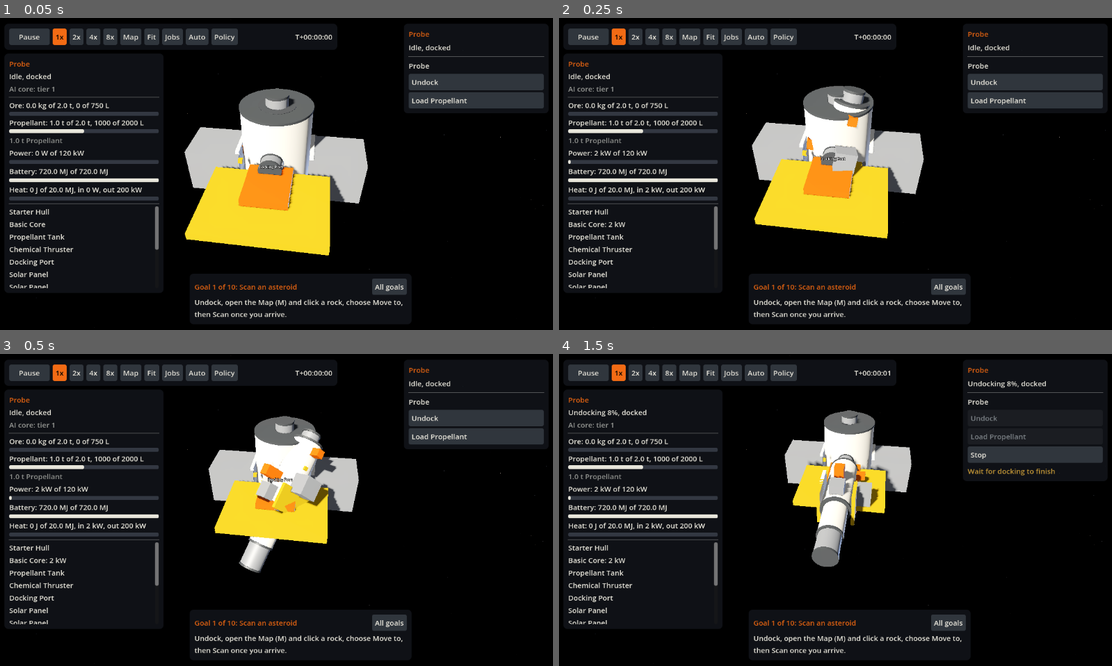
Above: before the commit, frames 1-4 (two rows, left to right).
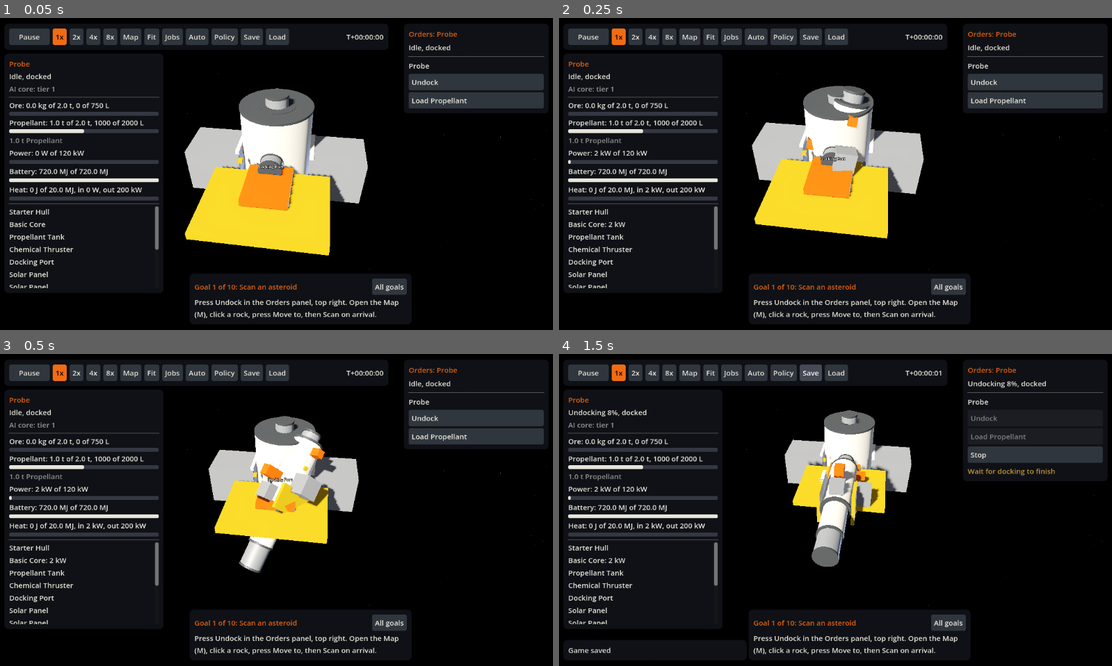
Above: after the commit, the same moments.

Repository: Tunje/spacejunk
Game: Godot game, scene res://client/main.tscn
Two runs of this game, one before a commit and one after it. Both use one fixed random seed, a clock stepped at 60 frames per second and the inputs below.
Inputs (mouse positions are in pixels of both pictures, inside the frame that each line leads up to):
- Up to frame 1 (0.05 s): no input
- Up to frame 2 (0.25 s): no input
- Up to frame 3 (0.5 s): no input
- Up to frame 4 (1.5 s): click "Undock" at 0.5 s; click (813, 372) at 1.25 s, where only the run after the commit has a clickable "Save"

The runs differ from the first frame. In frame 1, 1.4% of the frame differs, in the area x 35-83%, y 3-97%; in frame 2, 1.4%; in frame 3, 1.4%; in frame 4, 1.5%, in the area x 1-83%, y 3-97%.

Commit message:
Add save and load, and keep orders beside side screens (L6)
One slot under user:// holds the sim's save text with client goals and the
flown trip, written through a side file. Load failures show last_error() and
leave the game running. Fit, Jobs and Auto now sit beside the order panel, so
Undock is never hidden.

Co-Authored-By: Claude Opus 5.5 <noreply@anthropic.com>

Diff:
--- a/client/main.gd
+++ b/client/main.gd
@@ -49,10 +49,9 @@
 	time_controls.policy_pressed.connect(standing_orders.toggle)
 	time_controls.fit_pressed.connect(toggle_fitting)
 	time_controls.jobs_pressed.connect(toggle_industry)
+	time_controls.save_pressed.connect(save_game)
+	time_controls.load_pressed.connect(load_game)
 	time_controls.auto_pressed.connect(toggle_automation)
-	automation_screen.closed.connect(_on_side_screen_closed)
-	industry_screen.closed.connect(_on_side_screen_closed)
-	fitting_screen.closed.connect(_on_side_screen_closed)
 	ScreenshotDriver.attach_if_requested(self, args)
 	ScreenshotRunner.attach_if_requested(self, args)
 	FrameProbe.attach_if_requested(self, args)
@@ -68,7 +67,13 @@
 	var key := event as InputEventKey
 	if key == null or not key.pressed or key.echo:
 		return
-	if key.physical_keycode == KEY_M:
+	if key.physical_keycode == KEY_F5:
+		save_game()
+		get_viewport().set_input_as_handled()
+	elif key.physical_keycode == KEY_F9:
+		load_game()
+		get_viewport().set_input_as_handled()
+	elif key.physical_keycode == KEY_M:
 		toggle_map()
 		get_viewport().set_input_as_handled()
 	elif key.physical_keycode == KEY_H:
@@ -103,15 +108,14 @@
 		get_viewport().set_input_as_handled()
 
 
-## The fitting screen works on the 3D hull, so it closes the map and takes the
-## order panel's place while open.
+## The fitting screen works on the 3D hull, so it closes the map.
 func toggle_fitting() -> void:
 	if system_map.is_open():
 		toggle_map()
 	_open_side_screen(fitting_screen)
 
 
-## Jobs work from either view, and share the order panel's place with fitting.
+## Jobs work from either view.
 func toggle_industry() -> void:
 	_open_side_screen(industry_screen)
 
@@ -120,17 +124,57 @@
 	_open_side_screen(automation_screen)
 
 
-## One side screen at a time, each taking the order panel's place.
+## One side screen at a time, beside the order panel, which always stays up so
+## Undock and the other orders are never out of reach.
 func _open_side_screen(screen: Control) -> void:
 	for other: Control in [fitting_screen, industry_screen, automation_screen]:
 		if other != screen and other.visible:
 			other.toggle()
 	screen.toggle()
-	order_panel.visible = not screen.visible
 
 
-func _on_side_screen_closed() -> void:
-	order_panel.visible = not (fitting_screen.visible or industry_screen.visible or automation_screen.visible)
+## Saves between ticks, after the bridge has drained events, as contracts require.
+func save_game() -> void:
+	var client_state := {
+		"goals": goal_panel.tracker.save_state(),
+		"automation": automation_screen.save_state(),
+	}
+	var saved := SaveStore.write(bridge.sim.to_save(), client_state)
+	event_log.add_line("Game saved" if saved else "Save failed: could not write the file")
+
+
+## A failed load changes nothing, so the game in progress carries on.
+func load_game() -> void:
+	var slot := SaveStore.read()
+	if slot.has("reason"):
+		_report_load_failure(slot["reason"])
+		return
+	var script: GDScript = bridge.sim.get_script()
+	var loaded: RefCounted = script.from_save(slot["sim"])
+	if loaded == null:
+		_report_load_failure(script.last_error())
+		return
+	_close_screens()
+	bridge.start(loaded)
+	local_view.rebuild()
+	goal_panel.tracker.restore_state(slot["client"].get("goals", {}))
+	automation_screen.restore_state(slot["client"].get("automation", {}))
+	goal_panel.refresh()
+	event_log.add_line("Game loaded")
+
+
+func _report_load_failure(reason: String) -> void:
+	event_log.add_line("Load failed: %s" % OrderText.reason(reason))
+
+
+func _close_screens() -> void:
+	for screen: Control in [fitting_screen, industry_screen, automation_screen]:
+		if screen.visible:
+			screen.toggle()
+	if standing_orders.visible:
+		standing_orders.toggle()
+	if system_map.is_open():
+		toggle_map()
 
 
 func toggle_map() -> void:
--- a/client/main.tscn
+++ b/client/main.tscn
@@ -145,9 +145,9 @@
 anchors_preset = 1
 anchor_left = 1.0
 anchor_right = 1.0
-offset_left = -352.0
-offset_top = 12.0
-offset_right = -12.0
+offset_left = -664.0
+offset_top = 74.0
+offset_right = -324.0
 grow_horizontal = 0
 script = ExtResource("14_fitting")
 
@@ -156,9 +156,9 @@
 anchors_preset = 1
 anchor_left = 1.0
 anchor_right = 1.0
-offset_left = -412.0
-offset_top = 12.0
-offset_right = -12.0
+offset_left = -724.0
+offset_top = 74.0
+offset_right = -324.0
 grow_horizontal = 0
 script = ExtResource("16_industry")
 
@@ -167,9 +167,9 @@
 anchors_preset = 1
 anchor_left = 1.0
 anchor_right = 1.0
-offset_left = -412.0
-offset_top = 12.0
-offset_right = -12.0
+offset_left = -724.0
+offset_top = 74.0
+offset_right = -324.0
 grow_horizontal = 0
 script = ExtResource("17_auto")
 
--- /dev/null
+++ b/client/save_store.gd
@@ -0,0 +1,45 @@
+class_name SaveStore extends RefCounted
+## One save slot on disk. It holds the simulation's own save text untouched, plus
+## client state the simulation does not know about, such as finished goals.
+
+const FORMAT := 1
+const DEFAULT_PATH := "user://slot_1.save"
+const REASON_NO_SAVE := "no_save"
+const REASON_CORRUPT := "corrupt"
+const REASON_VERSION := "version_mismatch"
+
+## Tests point this somewhere else, so they never touch the player's slot.
+static var path := DEFAULT_PATH
+
+
+static func exists() -> bool:
+	return FileAccess.file_exists(path)
+
+
+## Writes to a side file first, so a failed save cannot damage the last good one.
+static func write(sim_text: String, client_state: Dictionary) -> bool:
+	var side_path := path + ".tmp"
+	var file := FileAccess.open(side_path, FileAccess.WRITE)
+	if file == null:
+		return false
+	file.store_string(JSON.stringify({ "format": FORMAT, "sim": sim_text, "client": var_to_str(client_state) }))
+	file.close()
+	return DirAccess.rename_absolute(side_path, path) == OK
+
+
+## Returns { sim, client } on success, or { reason } on failure.
+static func read() -> Dictionary:
+	if not exists():
+		return { "reason": REASON_NO_SAVE }
+	var parser := JSON.new()
+	if parser.parse(FileAccess.get_file_as_string(path)) != OK or not parser.data is Dictionary:
+		return { "reason": REASON_CORRUPT }
+	var data: Dictionary = parser.data
+	if not data.has("format") or not data.get("sim") is String or not data.get("client") is String:
+		return { "reason": REASON_CORRUPT }
+	if int(data["format"]) != FORMAT:
+		return { "reason": REASON_VERSION }
+	var client: Variant = str_to_var(data["client"])
+	if not client is Dictionary:
+		return { "reason": REASON_CORRUPT }
+	return { "sim": data["sim"], "client": client }
--- a/client/ui/automation_screen.gd
+++ b/client/ui/automation_screen.gd
@@ -91,6 +91,17 @@
 	CyclePlan.record(trip, command)
 
 
+func save_state() -> Dictionary:
+	return { "trip": trip.duplicate(true), "trip_unit": trip_unit }
+
+
+func restore_state(state: Dictionary) -> void:
+	trip.assign(state.get("trip", []))
+	trip_unit = state.get("trip_unit", 0)
+	_trip_key = ""
+	_core_key = ""
+
+
 func unit() -> Dictionary:
 	return bridge.current_view["units"].get(local_view.commanded_unit, {})
 
--- a/client/ui/goal_tracker.gd
+++ b/client/ui/goal_tracker.gd
@@ -4,7 +4,7 @@
 
 const GOALS: Array[Dictionary] = [
 	{ "id": "scan", "title": "Scan an asteroid",
-		"hint": "Undock, open the Map (M) and click a rock, choose Move to, then Scan once you arrive." },
+		"hint": "Press Undock in the Orders panel, top right. Open the Map (M), click a rock, press Move to, then Scan on arrival." },
 	{ "id": "mine", "title": "Mine ore",
 		"hint": "Click the scanned rock and choose a Mine order. Stop when you have enough." },
 	{ "id": "haul", "title": "Haul ore to the station",
@@ -28,6 +28,16 @@
 
 var done: Dictionary = {}
 var _blocked_items: Dictionary = {}
+
+
+## What a save must keep: event-based goals cannot be worked out from a view.
+func save_state() -> Dictionary:
+	return { "done": done.duplicate(), "blocked_items": _blocked_items.duplicate() }
+
+
+func restore_state(state: Dictionary) -> void:
+	done = state.get("done", {}).duplicate()
+	_blocked_items = state.get("blocked_items", {}).duplicate()
 
 
 func complete(id: String) -> bool:
--- a/client/ui/industry_screen.gd
+++ b/client/ui/industry_screen.gd
@@ -3,7 +3,7 @@
 ## Start stays enabled without stock, because a job may wait for ore on its way.
 
 const WIDTH_PX := 400
-const RECIPES_HEIGHT_PX := 500
+const RECIPES_HEIGHT_PX := 250
 const MAX_COUNT := 99
 
 signal closed
--- a/client/ui/order_panel.gd
+++ b/client/ui/order_panel.gd
@@ -56,7 +56,7 @@
 	var view: Dictionary = bridge.current_view
 	var commanded: int = local_view.commanded_unit
 	var unit: Dictionary = view["units"].get(commanded, {})
-	_commanded_label.text = unit.get("name", "No craft")
+	_commanded_label.text = "Orders: %s" % unit.get("name", "no craft")
 	_status_label.text = _status_of(unit)
 	_selection_label.text = _selection_title(view)
 	_detail_label.text = _selection_detail(view)
--- a/client/ui/order_text.gd
+++ b/client/ui/order_text.gd
@@ -4,6 +4,11 @@
 
 const REASONS: Dictionary = {
 	"cargo_full": "Cargo hold is full",
+	"corrupt": "The save file is damaged",
+	"data_mismatch": "The save was made with different game data",
+	"no_save": "No saved game yet",
+	"unknown_scenario": "The save names an unknown scenario",
+	"version_mismatch": "The save is from a different version",
 	"bad_cycle": "That cycle is not valid",
 	"busy_docking": "Wait for docking to finish",
 	"connector_occupied": "That connector is already in use",
--- a/client/ui/time_controls.gd
+++ b/client/ui/time_controls.gd
@@ -7,6 +7,8 @@
 signal fit_pressed
 signal jobs_pressed
 signal auto_pressed
+signal save_pressed
+signal load_pressed
 
 var bridge: SimBridge
 
@@ -58,6 +60,16 @@
 	policy_button.focus_mode = Control.FOCUS_NONE
 	policy_button.pressed.connect(func() -> void: policy_pressed.emit())
 	row.add_child(policy_button)
+	var save_button := Button.new()
+	save_button.text = "Save"
+	save_button.focus_mode = Control.FOCUS_NONE
+	save_button.pressed.connect(func() -> void: save_pressed.emit())
+	row.add_child(save_button)
+	var load_button := Button.new()
+	load_button.text = "Load"
+	load_button.focus_mode = Control.FOCUS_NONE
+	load_button.pressed.connect(func() -> void: load_pressed.emit())
+	row.add_child(load_button)
 	_clock = Label.new()
 	_clock.custom_minimum_size = Vector2(190, 0)
 	_clock.horizontal_alignment = HORIZONTAL_ALIGNMENT_RIGHT
--- a/client/view/local_view.gd
+++ b/client/view/local_view.gd
@@ -47,6 +47,17 @@
 @onready var sun: DirectionalLight3D = $Sun
 @onready var fill: DirectionalLight3D = $Fill
 @onready var markers: EntityMarkers = %Markers
+
+
+## Rebuilds the scene from the bridge's current view, after a load.
+func rebuild() -> void:
+	for group: Dictionary in [crafts, bodies, beams]:
+		for id: int in group:
+			group[id].free()
+		group.clear()
+	field.free()
+	_hovered_craft = 0
+	bind(bridge)
 
 
 func bind(new_bridge: SimBridge) -> void:
--- a/tests/client/test_automation.gd
+++ b/tests/client/test_automation.gd
@@ -263,6 +263,5 @@
 	assert_false(main.fitting_screen.visible)
 	main.toggle_automation()
 	assert_false(main.industry_screen.visible)
-	assert_false(panel.visible)
-	main.toggle_automation()
-	assert_true(panel.visible)
+	assert_true(panel.visible, "orders stay reachable")
+	assert_true(panel.button_for("Undock") != null)
--- a/tests/client/test_fitting.gd
+++ b/tests/client/test_fitting.gd
@@ -197,11 +197,10 @@
 	main.toggle_fitting()
 	assert_true(screen.visible)
 	assert_true(main.fitting_markers.visible)
-	assert_false(main.order_panel.visible)
+	assert_true(main.order_panel.visible, "orders stay reachable")
 	main.toggle_fitting()
 	assert_false(screen.visible)
 	assert_false(main.fitting_markers.visible)
-	assert_true(main.order_panel.visible)
 
 
 func test_fitting_closes_the_map() -> void:
--- a/tests/client/test_industry.gd
+++ b/tests/client/test_industry.gd
@@ -189,16 +189,14 @@
 
 func test_screen_swaps_with_fitting_and_restores_orders() -> void:
 	main.toggle_industry()
-	assert_false(panel.visible)
+	assert_true(panel.visible, "orders stay reachable")
 	main.toggle_fitting()
 	assert_false(screen.visible)
 	assert_true(main.fitting_screen.visible)
-	assert_false(panel.visible)
+	assert_true(panel.visible)
 	main.toggle_industry()
 	assert_false(main.fitting_screen.visible)
 	assert_true(screen.visible)
-	main.toggle_industry()
-	assert_true(panel.visible)
 
 
 func test_the_key_and_escape_work() -> void:
--- a/tests/client/test_playthrough.gd
+++ b/tests/client/test_playthrough.gd
@@ -1,8 +1,14 @@
 extends GutTest
 ## All ten goals on the real Sim through the real panels, from one shared run.
 
+const SAVE_PATH := "user://test_playthrough.save"
+const LAP_LIMIT := 2000
+
 var main: Node
 var player: PanelPlayer
+var hash_saved := ""
+var hash_loaded := ""
+var laps_before_load := 0
 
 
 func before_all() -> void:
@@ -14,6 +20,31 @@
 	print("PLAYTHROUGH ticks=%d real_ms=%d goals=%s" % [
 		player.bridge.current_view["tick"], Time.get_ticks_msec() - started, str(player.goal_order),
 	])
+	_save_and_load_mid_cycle()
+
+
+## The hardest save there is: every goal done and a real drone mid-cycle.
+func _save_and_load_mid_cycle() -> void:
+	SaveStore.path = SAVE_PATH
+	var bridge := player.bridge
+	hash_saved = bridge.sim.state_hash()
+	main.save_game()
+	bridge.set_paused(false)
+	for i in range(100):
+		bridge.advance(0.1)
+	bridge.set_paused(true)
+	main.load_game()
+	hash_loaded = bridge.sim.state_hash()
+	laps_before_load = player.laps
+	bridge.set_paused(false)
+	var count := 0
+	while player.laps == laps_before_load and count < LAP_LIMIT:
+		bridge.advance(0.1)
+		count += 1
+	bridge.set_paused(true)
+	player.view.refresh(0.016)
+	DirAccess.remove_absolute(SAVE_PATH)
+	SaveStore.path = SaveStore.DEFAULT_PATH
 
 
 func after_all() -> void:
@@ -60,6 +91,19 @@
 	assert_eq(cycle[0]["args"]["item"], "propellant")
 
 
+func test_a_save_mid_cycle_restores_exactly() -> void:
+	assert_eq(hash_loaded, hash_saved)
+
+
+func test_the_drone_carries_on_after_a_load() -> void:
+	assert_gt(player.laps, laps_before_load, "another lap finished after the load")
+
+
+func test_all_goals_survive_that_load() -> void:
+	for goal: Dictionary in GoalTracker.GOALS:
+		assert_true(player.goals.done.has(goal["id"]), goal["id"])
+
+
 func test_the_real_parts_are_on_the_craft_in_the_scene() -> void:
 	var ship_parts: int = InspectText.flatten(player.unit(player.ship)["parts"]).size()
 	assert_eq(player.view.crafts[player.ship].part_transforms.size(), ship_parts)
--- /dev/null
+++ b/tests/client/test_save_ui.gd
@@ -0,0 +1,271 @@
+extends GutTest
+## Save and load through the real client, on the real Sim unless stated.
+
+const TEST_PATH := "user://test_slot.save"
+
+var main: Node
+var bridge: SimBridge
+var view: LocalView
+var panel: OrderPanel
+
+
+func before_each() -> void:
+	SaveStore.path = TEST_PATH
+	_remove_slot()
+	main = load("res://client/main.tscn").instantiate()
+	add_child_autofree(main)
+	_wire()
+
+
+func after_each() -> void:
+	_remove_slot()
+	SaveStore.path = SaveStore.DEFAULT_PATH
+
+
+func _wire() -> void:
+	bridge = main.get_node("Bridge")
+	bridge.set_paused(true)
+	bridge.set_speed(8)
+	view = main.get_node("LocalView")
+	panel = main.order_panel
+
+
+func _remove_slot() -> void:
+	if FileAccess.file_exists(TEST_PATH):
+		DirAccess.remove_absolute(TEST_PATH)
+
+
+func _write_slot(text: String) -> void:
+	var file := FileAccess.open(TEST_PATH, FileAccess.WRITE)
+	file.store_string(text)
+	file.close()
+
+
+func _run_ticks(ticks: int) -> void:
+	bridge.set_paused(false)
+	for i in range(ceili(ticks / 8.0)):
+		bridge.advance(0.1)
+	bridge.set_paused(true)
+	view.refresh(0.016)
+
+
+func _last_log() -> String:
+	return main.event_log.lines[-1]
+
+
+func _ship() -> int:
+	return view.commanded_unit
+
+
+func _rock() -> int:
+	var state: Dictionary = bridge.current_view
+	for id: int in state["bodies"]:
+		if state["bodies"][id]["name"] == "Red Rock":
+			return id
+	return 0
+
+
+func test_saving_writes_the_slot_and_says_so() -> void:
+	main.save_game()
+	assert_true(SaveStore.exists())
+	assert_eq(_last_log(), "Game saved")
+
+
+func test_no_side_file_is_left_behind() -> void:
+	main.save_game()
+	assert_false(FileAccess.file_exists(TEST_PATH + ".tmp"))
+
+
+func test_the_default_slot_is_on_user_storage() -> void:
+	assert_string_starts_with(SaveStore.DEFAULT_PATH, "user://")
+
+
+func test_loading_with_no_save_explains_and_changes_nothing() -> void:
+	var hash_before: String = bridge.sim.state_hash()
+	main.load_game()
+	assert_eq(_last_log(), "Load failed: No saved game yet")
+	assert_eq(bridge.sim.state_hash(), hash_before)
+
+
+func test_a_damaged_outer_file_is_reported() -> void:
+	_write_slot("not a save at all")
+	main.load_game()
+	assert_eq(_last_log(), "Load failed: The save file is damaged")
+
+
+func test_damaged_sim_text_shows_last_error_and_keeps_the_game() -> void:
+	main.save_game()
+	var hash_before: String = bridge.sim.state_hash()
+	assert_true(SaveStore.write("garbage", {}))
+	main.load_game()
+	assert_eq(Sim.last_error(), "corrupt")
+	assert_eq(_last_log(), "Load failed: The save file is damaged")
+	assert_eq(bridge.sim.state_hash(), hash_before)
+	assert_eq(view.crafts.size(), bridge.current_view["units"].size())
+
+
+func test_a_newer_slot_format_is_a_version_mismatch() -> void:
+	_write_slot(JSON.stringify({ "format": 999, "sim": "x", "client": "{}" }))
+	main.load_game()
+	assert_eq(_last_log(), "Load failed: The save is from a different version")
+
+
+func test_a_version_mismatch_from_the_backend_is_shown() -> void:
+	var stub: Node = StubScene.build()
+	add_child_autofree(stub)
+	stub.get_node("Bridge").set_paused(true)
+	assert_true(SaveStore.write("stub-save:999\n{}", {}))
+	stub.load_game()
+	assert_eq(stub.event_log.lines[-1], "Load failed: The save is from a different version")
+
+
+func test_a_load_restores_the_exact_state() -> void:
+	panel.press("Undock")
+	_run_ticks(160)
+	var saved_hash: String = bridge.sim.state_hash()
+	main.save_game()
+	_run_ticks(160)
+	assert_ne(bridge.sim.state_hash(), saved_hash)
+	main.load_game()
+	assert_eq(bridge.sim.state_hash(), saved_hash)
+	assert_eq(_last_log(), "Game loaded")
+
+
+func test_play_after_a_load_matches_play_without_one() -> void:
+	panel.press("Undock")
+	_run_ticks(160)
+	view.select("body", _rock(), 0)
+	panel.press("Move to")
+	_run_ticks(80)
+	main.save_game()
+	var tick_saved: int = bridge.sim.current_tick()
+	bridge.sim.step(600)
+	var straight: String = bridge.sim.state_hash()
+	main.load_game()
+	assert_eq(bridge.sim.current_tick(), tick_saved)
+	bridge.sim.step(600)
+	assert_eq(bridge.sim.state_hash(), straight)
+
+
+func test_a_load_rebuilds_the_scene_for_the_saved_state() -> void:
+	var state: Dictionary = bridge.current_view
+	main.save_game()
+	main.load_game()
+	await wait_process_frames(2)
+	assert_eq(view.crafts.size(), state["units"].size())
+	assert_eq(view.bodies.size(), state["bodies"].size())
+	var nodes := 0
+	for child: Node in view.get_children():
+		if child is CraftNode and not child.is_queued_for_deletion():
+			nodes += 1
+	assert_eq(nodes, state["units"].size(), "no craft left over from before")
+
+
+func test_loading_an_earlier_save_drops_a_part_added_since() -> void:
+	var stub: Node = StubScene.build()
+	add_child_autofree(stub)
+	var stub_bridge: SimBridge = stub.get_node("Bridge")
+	stub_bridge.set_paused(true)
+	var local: LocalView = stub.get_node("LocalView")
+	var ship: int = local.commanded_unit
+	var parts: int = local.crafts[ship].part_transforms.size()
+	var state: Dictionary = stub_bridge.current_view
+	var station := 0
+	for id: int in state["units"]:
+		if id != ship:
+			station = id
+	local.select("unit", station, 0)
+	stub.order_panel.press("Dock")
+	stub_bridge.set_paused(false)
+	stub_bridge.set_speed(8)
+	for i in range(6):
+		stub_bridge.advance(0.1)
+	stub_bridge.set_paused(true)
+	stub.save_game()
+	var slot := { "part": stub_bridge.current_view["units"][ship]["parts"]["id"], "connector": "ext_a" }
+	stub_bridge.submit(FittingLogic.attach_command(ship, { "item": "stub_radiator", "from": station }, slot))
+	stub_bridge.set_paused(false)
+	stub_bridge.advance(0.1)
+	stub_bridge.set_paused(true)
+	local.refresh(0.016)
+	assert_eq(local.crafts[ship].part_transforms.size(), parts + 1)
+	stub.load_game()
+	assert_eq(local.crafts[ship].part_transforms.size(), parts)
+	assert_false(local.crafts[ship].is_growing(), "nothing grows in on a load")
+
+
+func test_event_based_goals_survive_a_load() -> void:
+	var tracker: GoalTracker = main.goal_panel.tracker
+	tracker.complete("refine")
+	tracker.complete("handover")
+	tracker.note_fit_blocked("mining_laser_mk1", "over_heat_budget")
+	main.save_game()
+	tracker.done.clear()
+	tracker._blocked_items.clear()
+	main.load_game()
+	assert_true(tracker.done.has("refine"))
+	assert_true(tracker.done.has("handover"))
+	assert_true(tracker._blocked_items.has("mining_laser_mk1"), "a fix after the load still counts")
+
+
+func test_goals_survive_a_fresh_start_of_the_client() -> void:
+	main.goal_panel.tracker.complete("refine")
+	main.goal_panel.tracker.complete("scan")
+	main.save_game()
+	var second: Node = load("res://client/main.tscn").instantiate()
+	add_child_autofree(second)
+	second.get_node("Bridge").set_paused(true)
+	assert_false(second.goal_panel.tracker.done.has("refine"))
+	second.load_game()
+	assert_true(second.goal_panel.tracker.done.has("refine"))
+	assert_eq(second.goal_panel._title.text, "Goal 2 of 10: Mine ore")
+
+
+func test_the_flown_trip_survives_with_integer_ids() -> void:
+	panel.press("Undock")
+	_run_ticks(160)
+	view.select("body", _rock(), 0)
+	panel.press("Move to")
+	main.save_game()
+	main.automation_screen.trip.clear()
+	main.load_game()
+	var trip: Array[Dictionary] = main.automation_screen.trip
+	assert_eq(trip.size(), 2)
+	assert_eq(trip[1]["args"]["target"], _rock())
+	assert_true(trip[1]["args"]["target"] is int, "floats would be refused by the sim")
+
+
+func test_a_load_closes_open_screens() -> void:
+	main.save_game()
+	main.toggle_map()
+	main.toggle_automation()
+	main.load_game()
+	assert_false(main.system_map.is_open())
+	assert_false(main.automation_screen.visible)
+
+
+func test_a_focus_on_a_craft_missing_from_the_save_recovers() -> void:
+	main.save_game()
+	view.focus_id = 99999
+	view.selected_kind = "unit"
+	view.selected_id = 99999
+	view.commanded_unit = 99999
+	main.load_game()
+	view.refresh(0.016)
+	assert_true(view.crafts.has(view.focus_id))
+	assert_true(bridge.current_view["units"].has(view.commanded_unit))
+
+
+func test_keys_and_buttons_save_and_load() -> void:
+	var key := InputEventKey.new()
+	key.pressed = true
+	key.physical_keycode = KEY_F5
+	main._unhandled_key_input(key)
+	assert_eq(_last_log(), "Game saved")
+	key.physical_keycode = KEY_F9
+	main._unhandled_key_input(key)
+	assert_eq(_last_log(), "Game loaded")
+	main.time_controls.save_pressed.emit()
+	assert_eq(_last_log(), "Game saved")
+	main.time_controls.load_pressed.emit()
+	assert_eq(_last_log(), "Game loaded")
Not shown, added: client/save_store.gd.uid
Not shown, added: tests/client/test_save_ui.gd.uid
